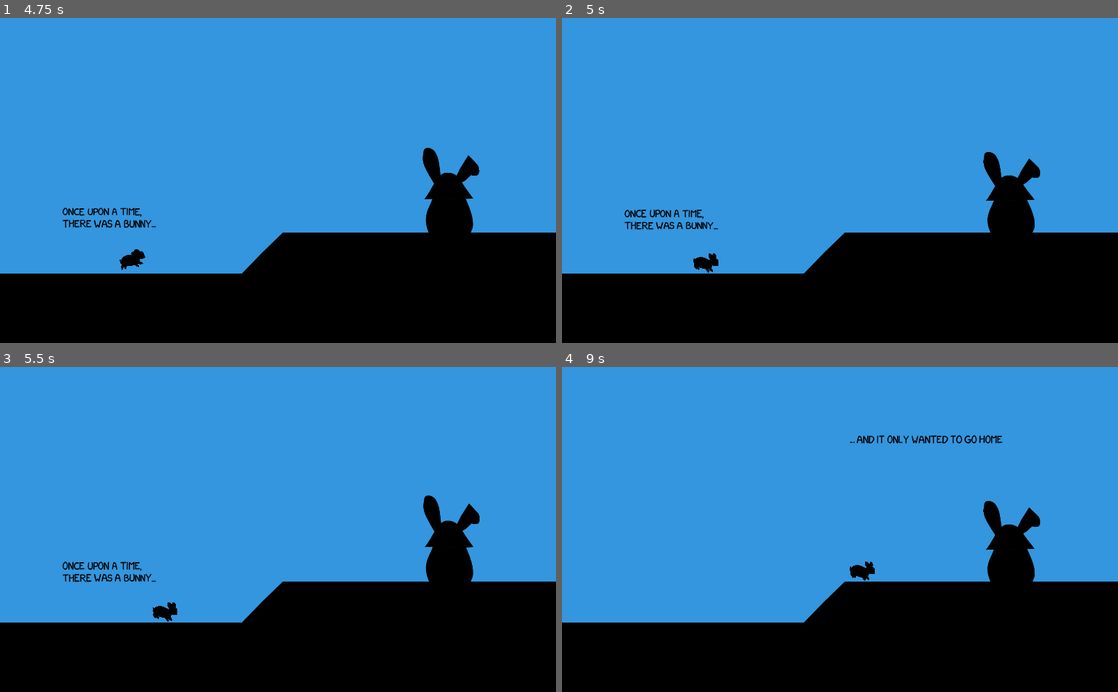
Above: before the commit, frames 1-4 (two rows, left to right).
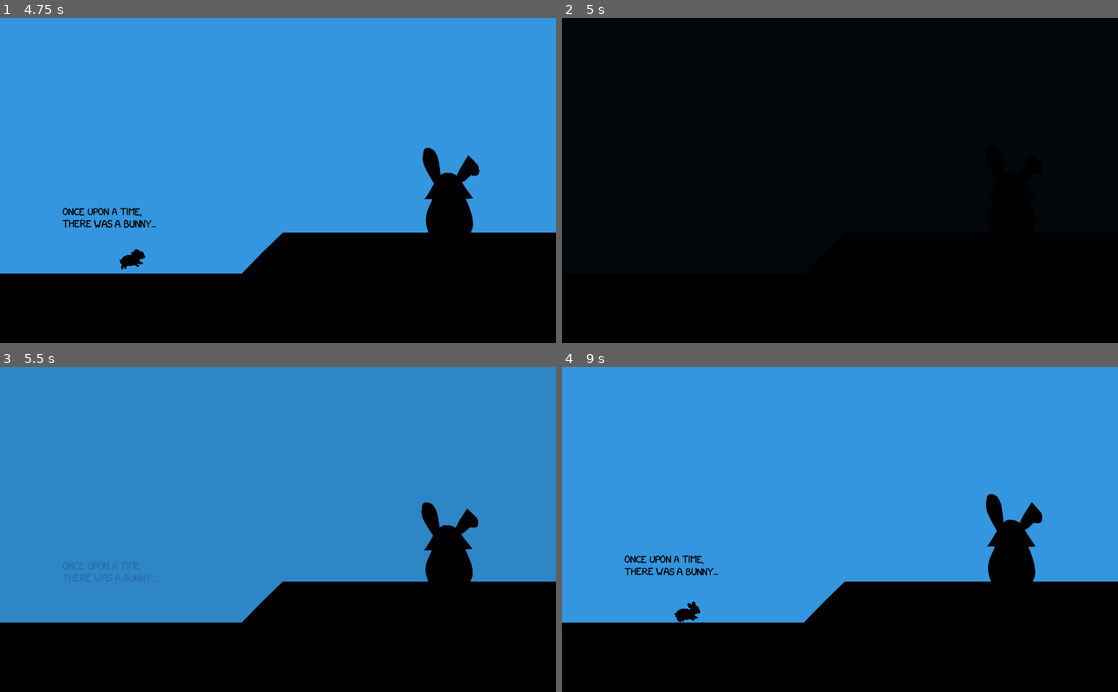
Above: after the commit, the same moments.

Repository: jhysek/LD46
Game: Godot game, scene res://Scenes/Menu.tscn
Same seed, same stepped clock (60 frames per second), same inputs: the game is played once before the commit and once after it.
Inputs (mouse positions are in pixels of both pictures, inside the frame that each line leads up to):
- Up to frame 1 (4.75 s): click "Start Game" at 0.5 s; move the mouse to (400, 164) at 1.27 s; click (400, 164) at 1.42 s; move the mouse to (166, 196) at 2.02 s; click (166, 196) at 2.17 s; move the mouse to (333, 109) at 2.77 s; click (333, 109) at 2.92 s; move the mouse to (250, 245) at 3.52 s; click (250, 245) at 3.67 s; move the mouse to (444, 229) at 4.27 s; click (444, 229) at 4.42 s
- Up to frame 2 (5 s): tap R (ui_restart, bound only after the commit) at 4.9 s
- Up to frame 3 (5.5 s): move the mouse to (111, 480) at 5.02 s; click (111, 480) at 5.17 s
- Up to frame 4 (9 s): move the mouse to (867, 529) at 5.77 s; click (867, 529) at 5.92 s; move the mouse to (756, 448) at 6.52 s; click (756, 448) at 6.67 s; move the mouse to (962, 513) at 7.27 s; click (962, 513) at 7.42 s; move the mouse to (728, 545) at 8.02 s; click (728, 545) at 8.17 s; move the mouse to (895, 458) at 8.77 s; click (895, 458) at 8.92 s

Frame 1 is identical in both runs. In frame 2, 70% of the frame differs, in the area x 0-100%, y 0-79%; in frame 3, 0.9%; in frame 4, 1.5%.

Commit message:
Halftime!

Diff:
--- a/LevelSwitcher.gd
+++ b/LevelSwitcher.gd
@@ -5,11 +5,18 @@
 	"res://Levels/Level00.tscn",
 	"res://Levels/Level01.tscn",
 	"res://Levels/Level02.tscn",
-	"res://Scenes/Menutscn"
+	"res://Levels/Level03.tscn",
+	"res://Scenes/Menu.tscn"
 	]
 
+func _ready():
+	set_process_input(true)
+
+func _input(event):
+	if Input.is_action_just_released("ui_restart"):
+		restart_level()
+
 func restart_level():
-	print("LOADING LEVEL " + levels[current_level])
 	get_tree().change_scene(levels[current_level])
 
 func next_level():
--- a/Levels/Level01.tscn
+++ b/Levels/Level01.tscn
@@ -204,7 +204,7 @@
 position = Vector2( -1207.88, -310.829 )
 show_after = 2
 hide_after = 6
-text = "Bunny was fluffy,|but not very clever..."
+text = "Bunny is fluffy,|but not very clever..."
 
 [node name="Label2" parent="." instance=ExtResource( 4 )]
 position = Vector2( -778.591, -426.251 )
--- a/project.godot
+++ b/project.godot
@@ -32,6 +32,14 @@
 window/stretch/mode="2d"
 window/stretch/aspect="keep"
 
+[input]
+
+ui_restart={
+"deadzone": 0.5,
+"events": [ Object(InputEventKey,"resource_local_to_scene":false,"resource_name":"","device":0,"alt":false,"shift":false,"control":false,"meta":false,"command":false,"pressed":false,"scancode":82,"unicode":0,"echo":false,"script":null)
+ ]
+}
+
 [rendering]
 
 quality/2d/gles2_use_nvidia_rect_flicker_workaround=true
